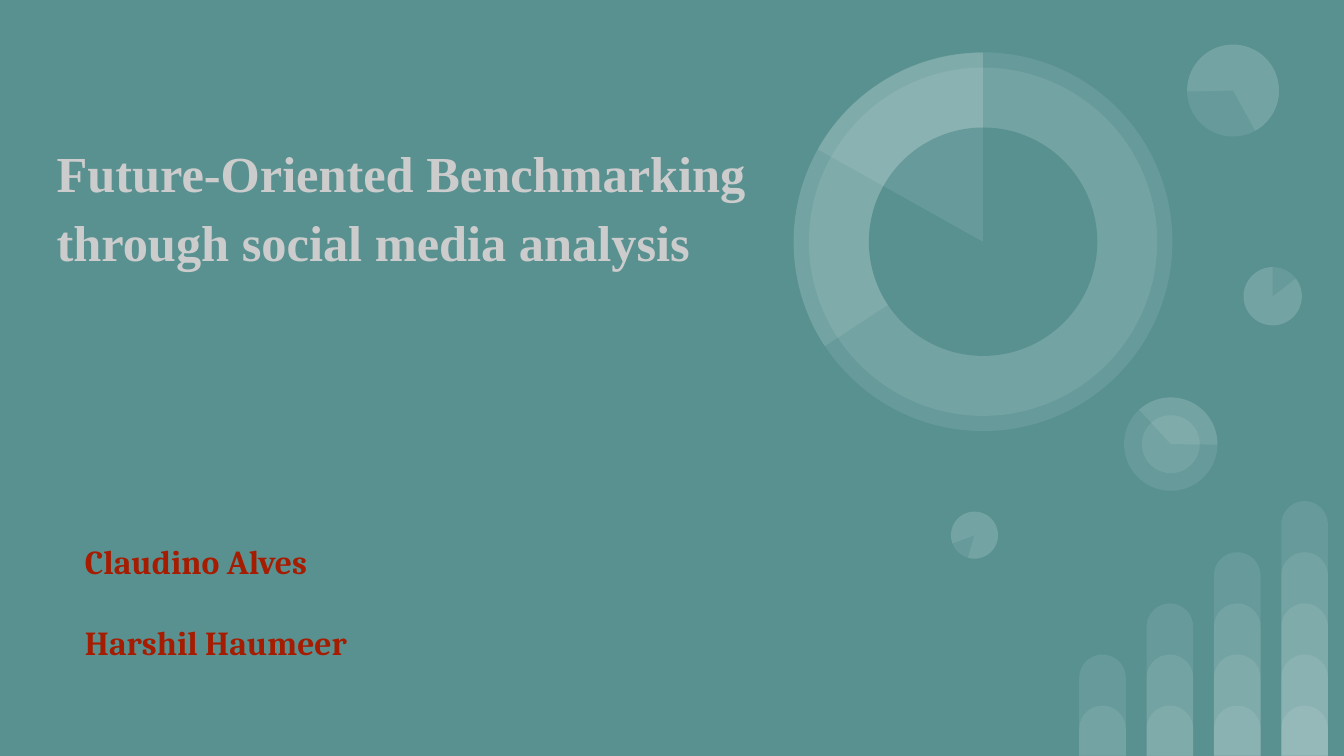
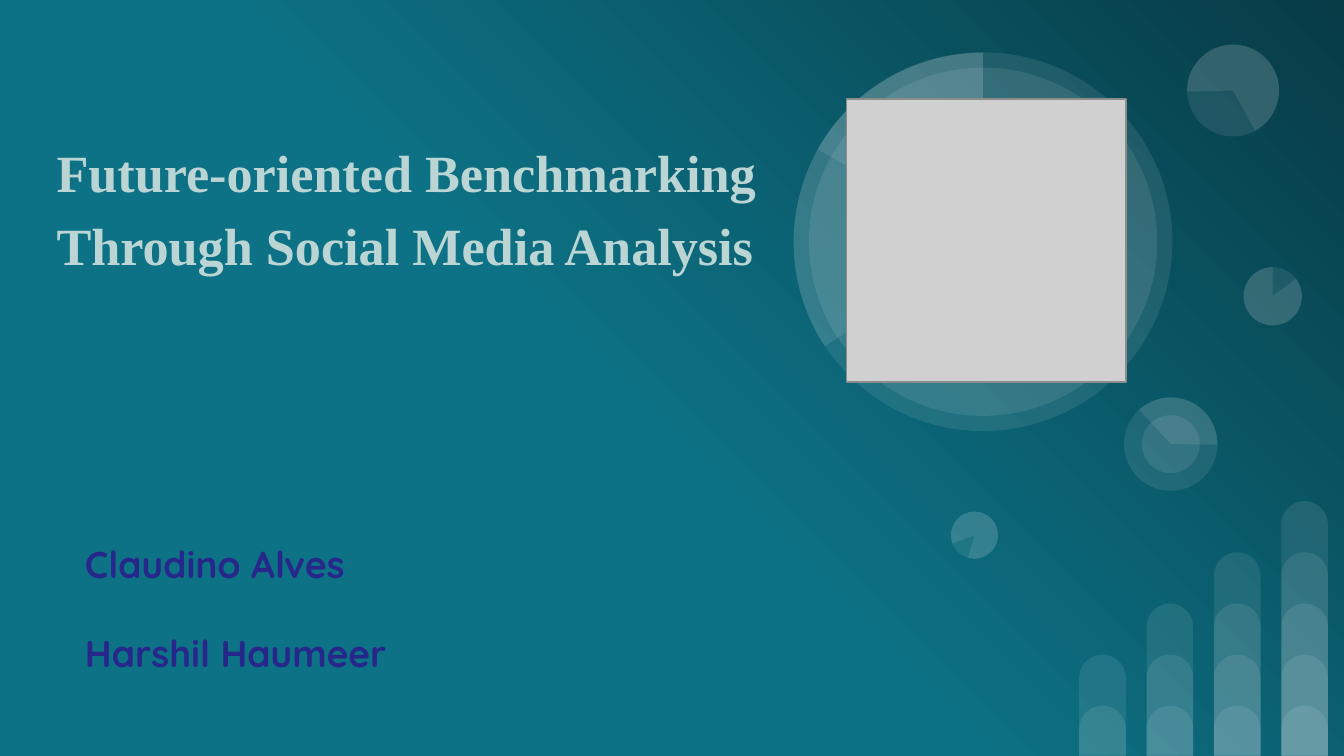
Before and after one commit to fobmsm/fobm.github.io, a slide deck: slide 1 of Future Oriented Benchmarking through social media analysis.ppsx. Drawn at 1344x756 pixels with LibreOffice and Linux fonts; fonts in the diff are those of the drawing; grey boxes stand for pictures. Boxes give left, top, right and bottom in pixels: in the first picture for what was removed or moved away, otherwise in the second. Text is boxed around its words. In the diff, an @@ line names an element or a change of style, - is before the commit and + after.

```diff
--- a/Future Oriented Benchmarking through social media analysis.ppsx
+++ b/Future Oriented Benchmarking through social media analysis.ppsx
@@ background #599191 to gradient #0D7285 to #073B46 @@
@@ picture added at bbox=[847, 99, 1126, 382] @@
@@ title at bbox=[57, 155, 756, 276]: text changed; size 27 to 28 pt; text colour #CCCCCC to #BBD5D5 @@
-Future-Oriented Benchmarking through social media analysis
+Future-oriented Benchmarking Through Social Media Analysis
@@ subtitle "Claudino Alves" at bbox=[85, 550, 387, 667]: size 18 to 20 pt, font Cambria to Quicksand, text colour #A61C00 to #27278B @@
```
Also in this commit, not shown: 7 other slides changed, 2 slides added, 1 slide removed, 2 other files.
